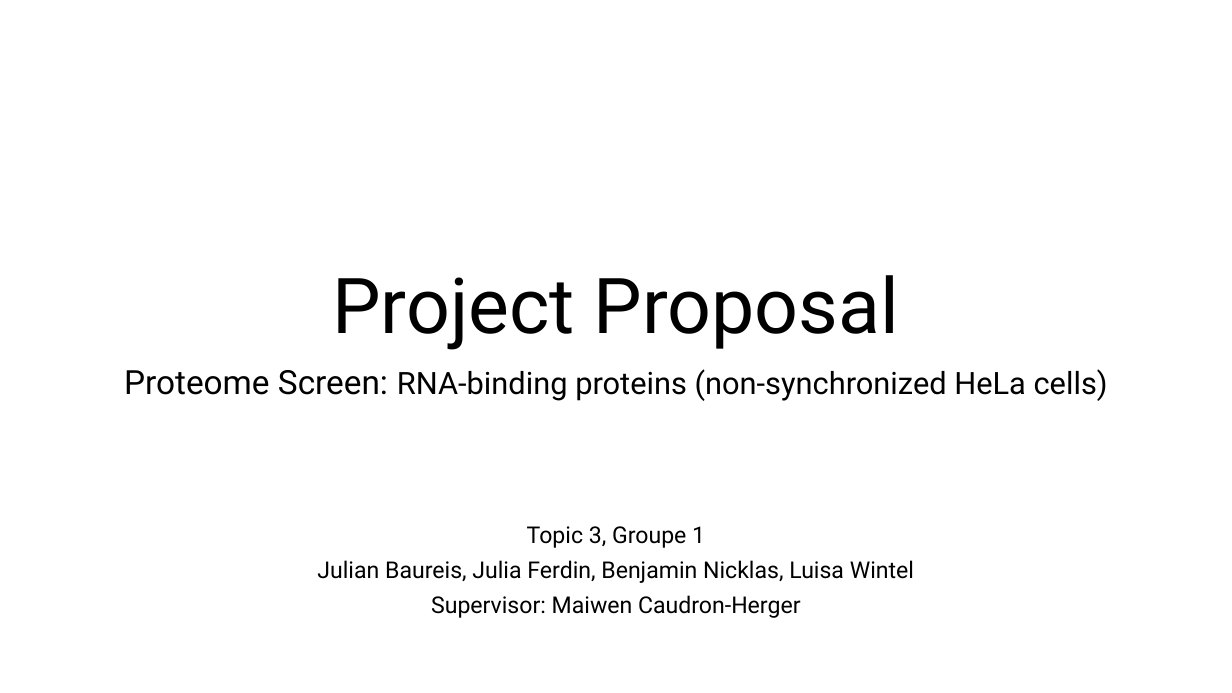
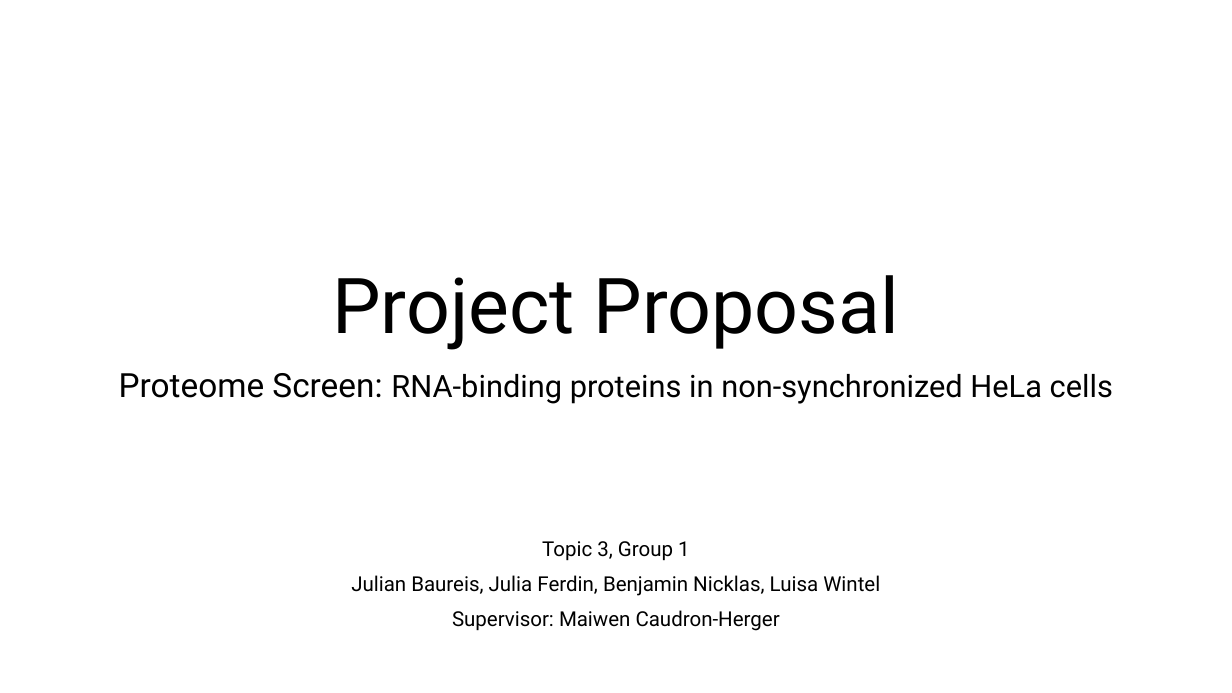
Before and after one commit to MichelaPozzi/2025-topic-03-group-01, a slide deck: slide 1 of Project Proposal Ben.pptx. Drawn at 1232x693 pixels with LibreOffice and Linux fonts; fonts in the diff are those of the drawing. Boxes give left, top, right and bottom in pixels: in the first picture for what was removed or moved away, otherwise in the second. Text is boxed around its words. In the diff, an @@ line names an element or a change of style, - is before the commit and + after.

```diff
--- a/Project Proposal Ben.pptx
+++ b/Project Proposal Ben.pptx
@@ subtitle at (x1=119, y1=373, x2=1113, y2=561): text changed @@
-Proteome Screen: RNA-binding proteins (non-synchronized HeLa cells)
-Topic 3, Groupe 1
+Proteome Screen: RNA-binding proteins in non-synchronized HeLa cells
+Topic 3, Group 1
@@ subtitle at (x1=351, y1=575, x2=880, y2=631): size 18 to 16 pt in "Julian Baureis, Julia Ferdin, Benjamin Nicklas, Luisa ...", "Supervisor: Maiwen Caudron-Herger"; line spacing 0.8 to 0.9 @@
```
Also in this commit, not shown: 3 other slides changed, 6 slides added, 2 slides removed, 1 other file.
